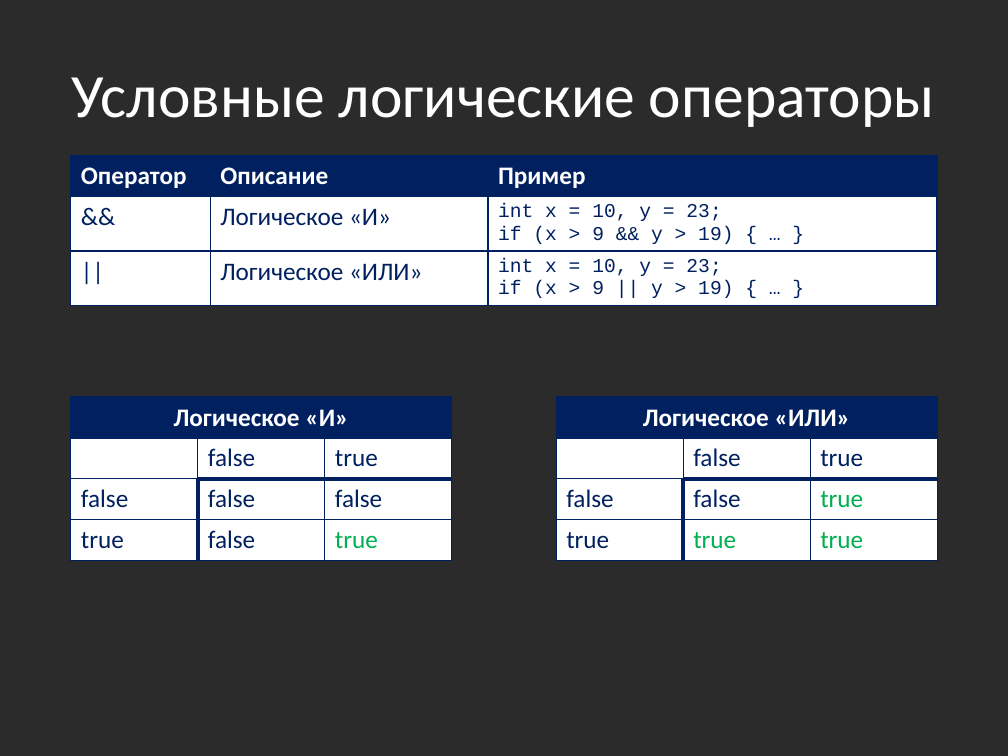
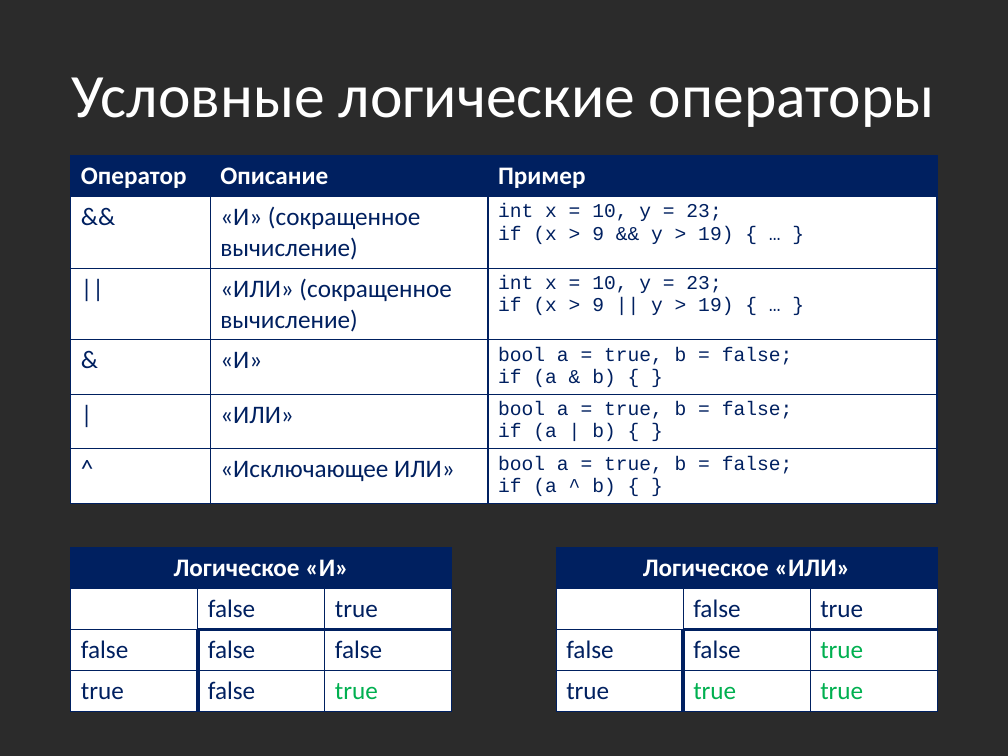
Before and after one commit to bazile/Training, a slide deck: slide 39 of Presentation/lesson-01.pptx. Drawn at 1008x756 pixels with LibreOffice and Linux fonts; fonts in the diff are those of the drawing; background and template pictures are left out; a plain dark background stands for a picture behind light text. Boxes give left, top, right and bottom in pixels: in the first picture for what was removed or moved away, otherwise in the second. Text is boxed around its words. In the diff, an @@ line names an element or a change of style, - is before the commit and + after.

Commit message:
Logical operators

```diff
--- a/Presentation/lesson-01.pptx
+++ b/Presentation/lesson-01.pptx
@@ table at [71,156,936,510] @@
-row 2: && | Логическое «И» | int x = 10, y = 23; / if (x > 9 && y > 19) { … }
-row 3: || | Логическое «ИЛИ» | int x = 10, y = 23; / if (x > 9 || y > 19) { … }
+row 2: && | «И» (сокращенное вычисление) | int x = 10, y = 23; / if (x > 9 && y > 19) { … }
+row 3: || | «ИЛИ» (сокращенное вычисление) | int x = 10, y = 23; / if (x > 9 || y > 19) { … }
+row 4: & | «И» | bool a = true, b = false; / if (a & b) { }
+row 5: | | «ИЛИ» | bool a = true, b = false; / if (a | b) { }
+row 6: ^ | «Исключающее ИЛИ» | bool a = true, b = false; / if (a ^ b) { }
@@ table: place and size @@
-table at [71,397,452,560]
+table at [71,548,452,712]
@@ table: place and size @@
-table at [556,397,937,560]
+table at [556,548,937,712]
```
